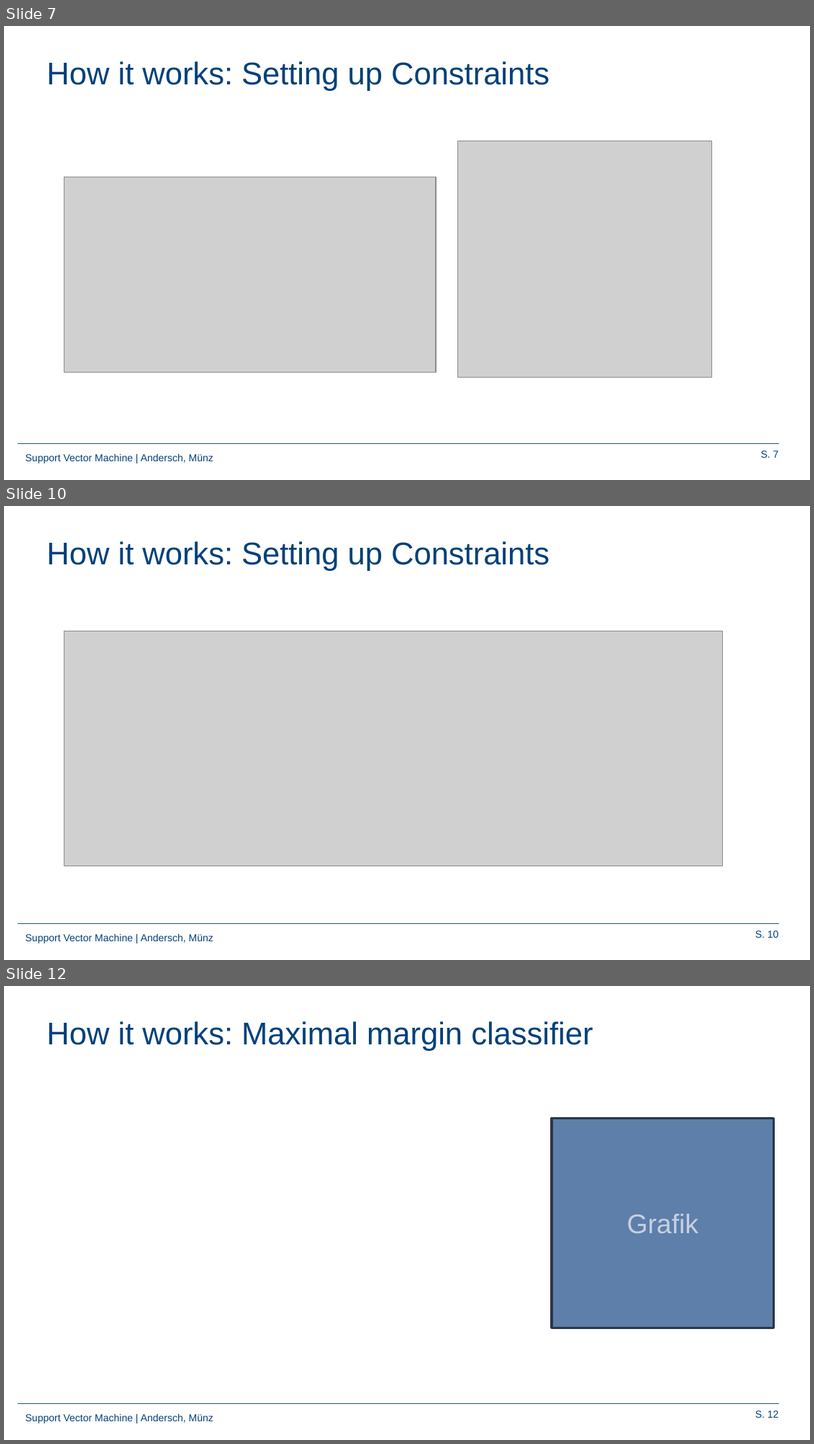
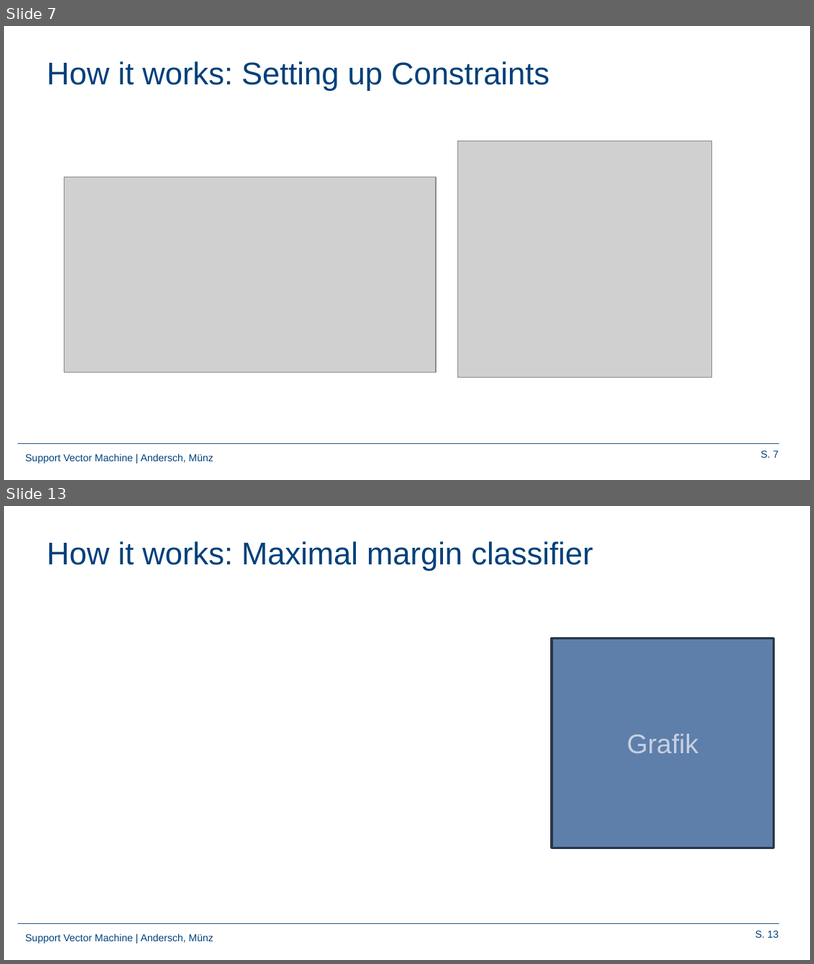
Before and after one commit to Frandersch/Statistical-Machine-Learning, a slide deck: Präsentation/Support Vector Machines.pptx. Shown one above the other, each under a label of ours: slides 7, 10 and 12 before the commit, slides 7 and 13 after it; the slides between them are not shown. The pictures are 814x1444 and 814x964 pixels, drawn with LibreOffice and Linux fonts; fonts in the diff are those of the drawing; grey boxes stand for pictures; background and template pictures are left out. Boxes give left, top, right and bottom in pixels: in the first picture for what was removed or moved away, otherwise in the second. Text is boxed around its words. In the diff, an @@ line names an element or a change of style, - is before the commit and + after.

```diff
--- a/Präsentation/Support Vector Machines.pptx
+++ b/Präsentation/Support Vector Machines.pptx
@@ slide 10 removed at box(4, 506, 810, 960), background #FFFFFF; not listed: 3 template elements that a slide beside it also shows @@
@@ title removed at box(46, 541, 550, 571) @@
-How it works: Setting up Constraints
@@ picture removed at box(64, 631, 723, 865) @@
@@ what was slide 12 is now slide 13 @@
```
Also in this commit, not shown: 2 slides changed, 2 slides added, 4 other files.
